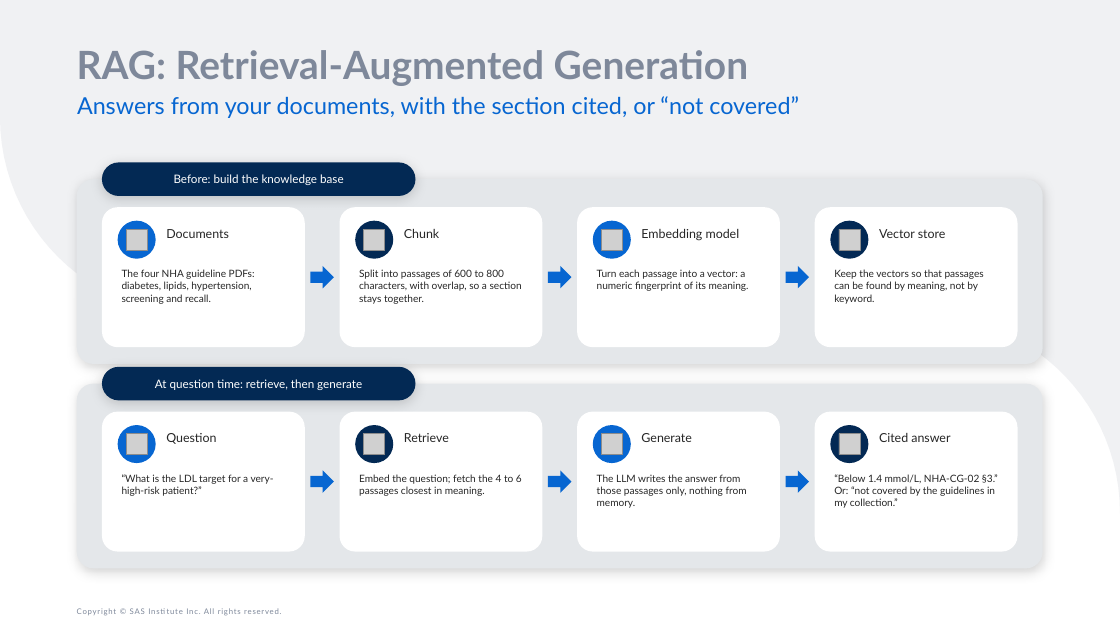
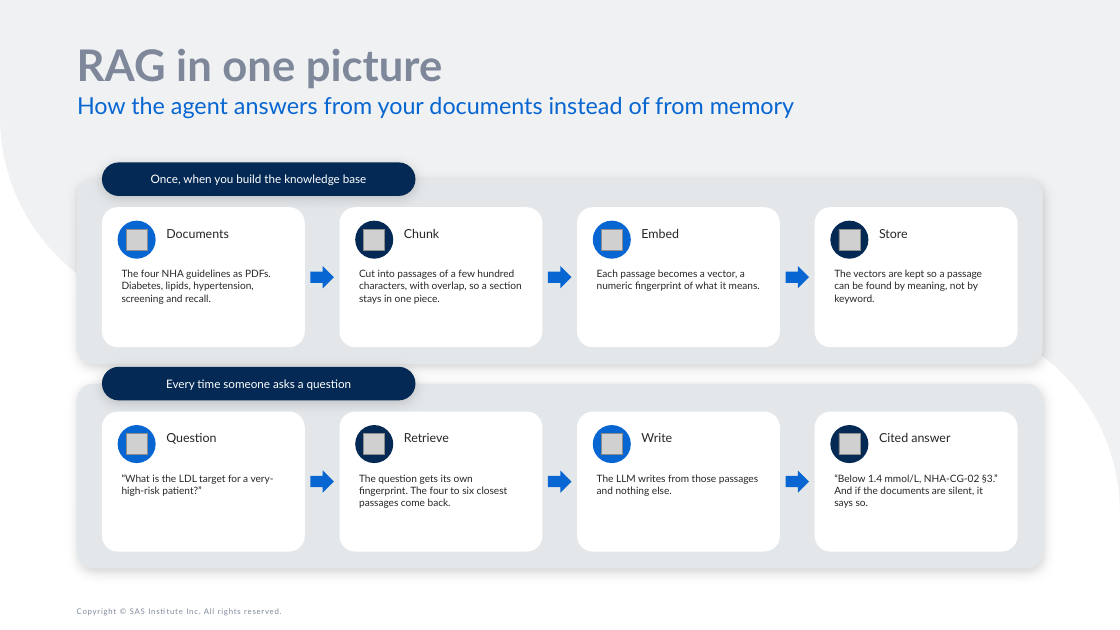
Before and after one commit to raedaldweik/Agentic-Bootcamp, a slide deck: slide 10 of Day1/Agentic_AI_Overview_and_Live_Demo/Agentic_AI_Overview_and_Live_Demo.pptx. Drawn at 1120x630 pixels with LibreOffice and Linux fonts; fonts in the diff are those of the drawing; grey boxes stand for pictures. Boxes give left, top, right and bottom in pixels: in the first picture for what was removed or moved away, otherwise in the second. Text is boxed around its words. In the diff, an @@ line names an element or a change of style, - is before the commit and + after.

```diff
--- a/Day1/Agentic_AI_Overview_and_Live_Demo/Agentic_AI_Overview_and_Live_Demo.pptx
+++ b/Day1/Agentic_AI_Overview_and_Live_Demo/Agentic_AI_Overview_and_Live_Demo.pptx
@@ title at [77, 49, 442, 88]: text changed; size 50 to 56 pt @@
-RAG: Retrieval-Augmented Generation
+RAG in one picture
@@ text at [77, 96, 794, 119]: text changed @@
-Answers from your documents, with the section cited, or “not covered”
+How the agent answers from your documents instead of from memory
@@ text in rounded rectangle at [151, 174, 367, 185]: text changed @@
-Before: build the knowledge base
+Once, when you build the knowledge base
@@ text at [641, 229, 679, 238]: text changed @@
-Embedding model
+Embed
@@ text at [879, 229, 908, 238]: text changed @@
-Vector store
+Store
@@ text at [122, 269, 271, 304]: text changed @@
-The four NHA guideline PDFs: diabetes, lipids, hypertension, screening and recall.
+The four NHA guidelines as PDFs. Diabetes, lipids, hypertension, screening and recall.
@@ text at [359, 269, 522, 304]: text changed @@
-Split into passages of 600 to 800 characters, with overlap, so a section stays together.
+Cut into passages of a few hundred characters, with overlap, so a section stays in one piece.
@@ text at [597, 269, 760, 291]: text changed @@
-Turn each passage into a vector: a numeric fingerprint of its meaning.
+Each passage becomes a vector, a numeric fingerprint of what it means.
@@ text at [834, 269, 982, 304]: text changed @@
-Keep the vectors so that passages can be found by meaning, not by keyword.
+The vectors are kept so a passage can be found by meaning, not by keyword.
@@ text in rounded rectangle at [166, 379, 352, 390]: text changed @@
-At question time: retrieve, then generate
+Every time someone asks a question
@@ text at [641, 433, 672, 442]: text changed @@
-Generate
+Write
@@ text at [359, 474, 508, 508]: text changed @@
-Embed the question; fetch the 4 to 6 passages closest in meaning.
+The question gets its own fingerprint. The four to six closest passages come back.
@@ text at [597, 474, 758, 496]: text changed @@
-The LLM writes the answer from those passages only, nothing from memory.
+The LLM writes from those passages and nothing else.
@@ text at [834, 474, 998, 508]: text changed @@
-“Below 1.4 mmol/L, NHA-CG-02 §3.” Or: “not covered by the guidelines in my collection.”
+“Below 1.4 mmol/L, NHA-CG-02 §3.” And if the documents are silent, it says so.
```
Also in this commit, not shown: 21 other slides changed, 2 other files.
